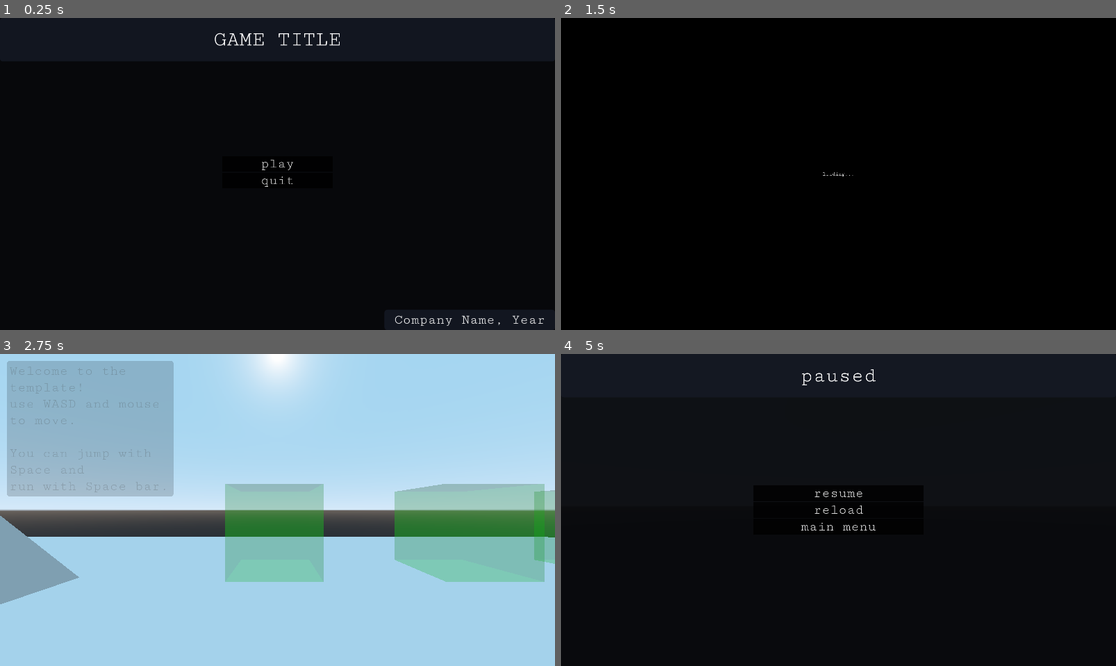
Above: before the commit, frames 1-4 (two rows, left to right).
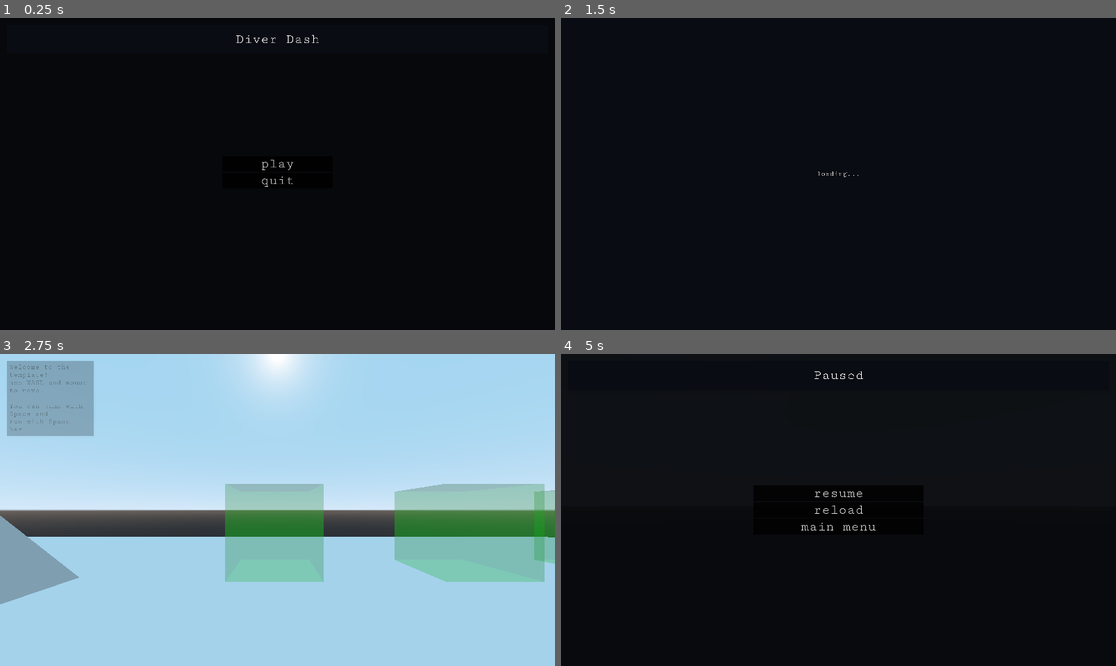
Above: after the commit, the same moments.

Repository: Zafuzi/DiverDash
Game: Godot game, scene res://scenes/main_menu.tscn
Two runs of this game, one before a commit and one after it. Both use one fixed random seed, a clock stepped at 60 frames per second and the inputs below.
Inputs (mouse positions are in pixels of both pictures, inside the frame that each line leads up to):
- Up to frame 1 (0.25 s): no input
- Up to frame 2 (1.5 s): click "play" at 0.5 s; move the mouse to (866, 174) at 1.27 s; press the mouse at (866, 174) at 1.28 s; hold W (move_forward) from 1.28 s (still down)
- Up to frame 3 (2.75 s): keep holding W (move_forward); tap Space (jump) at 1.52, 2.27 s; tap Enter at 2 s; move the mouse to (249, 510) at 2.02 s; release the mouse at (249, 510) at 2.03 s; tap Shift (run) at 2.1 s
- Up to frame 4 (5 s): keep holding W (move_forward); move the mouse to (849, 503) at 2.77 s; press the mouse at (849, 503) at 2.78 s; move the mouse to (832, 516) at 3.52 s; release the mouse at (832, 516) at 3.53 s; tap Shift (run) at 3.6 s; tap Space (jump) at 3.77, 4.25, 4.52 s; move the mouse to (877, 513) at 4.27 s; press the mouse at (877, 513) at 4.28 s; tap Escape (escape) at 4.9 s

The runs differ from the first frame. In frame 1, 0.6% of the frame differs, in the area x 38-98%, y 4-99%; in frame 2, less than 0.1%; in frame 3, 9.5%, in the area x 1-32%, y 2-46%; in frame 4, 0.2%.

Commit message:
* restyled text nodes

Diff:
--- a/main_theme.tres
+++ b/main_theme.tres
@@ -17,8 +17,18 @@
 [sub_resource type="StyleBoxFlat" id=5]
 bg_color = Color( 0, 0, 0, 1 )
 
+[sub_resource type="StyleBoxFlat" id=7]
+content_margin_left = 8.0
+content_margin_right = 8.0
+content_margin_top = 8.0
+content_margin_bottom = 8.0
+bg_color = Color( 0.0431373, 0.0509804, 0.0784314, 1 )
+shadow_color = Color( 0, 0, 0, 0.0627451 )
+shadow_size = 10
+shadow_offset = Vector2( 2, 4 )
+
 [sub_resource type="DynamicFont" id=6]
-size = 18
+size = 24
 font_data = ExtResource( 1 )
 
 [resource]
@@ -34,3 +44,12 @@
 Button/styles/hover = SubResource( 3 )
 Button/styles/normal = SubResource( 4 )
 Button/styles/pressed = SubResource( 5 )
+Label/colors/font_color = Color( 1, 1, 1, 1 )
+Label/colors/font_color_shadow = Color( 0, 0, 0, 1 )
+Label/colors/font_outline_modulate = Color( 0, 0, 0, 1 )
+Label/constants/line_spacing = 0
+Label/constants/shadow_as_outline = 0
+Label/constants/shadow_offset_x = 0
+Label/constants/shadow_offset_y = 0
+Label/fonts/font = null
+Label/styles/normal = SubResource( 7 )
--- a/nodes/label.tscn
+++ b/nodes/label.tscn
@@ -1,27 +1,19 @@
-[gd_scene load_steps=3 format=2]
+[gd_scene load_steps=2 format=2]
 
 [ext_resource path="res://fonts/cutive_mono_48.tres" type="DynamicFont" id=1]
 
-[sub_resource type="StyleBoxFlat" id=1]
-content_margin_left = 8.0
-content_margin_right = 8.0
-content_margin_top = 8.0
-content_margin_bottom = 8.0
-bg_color = Color( 0.0862745, 0.101961, 0.14902, 0.784314 )
-corner_radius_top_left = 10
-corner_radius_top_right = 10
-corner_radius_bottom_right = 10
-corner_radius_bottom_left = 10
-
 [node name="label" type="Label"]
-margin_left = 790.0
-margin_top = 258.0
-margin_right = 1127.0
-margin_bottom = 324.0
-custom_styles/normal = SubResource( 1 )
+anchor_left = 0.5
+anchor_top = 0.5
+anchor_right = 0.5
+anchor_bottom = 0.5
+margin_left = -960.0
+margin_top = -540.0
+margin_right = -860.0
+margin_bottom = -315.0
 custom_fonts/font = ExtResource( 1 )
 text = "sample text"
-align = 1
+autowrap = true
 __meta__ = {
 "_edit_use_anchors_": false
 }
--- a/nodes/pause_menu.tscn
+++ b/nodes/pause_menu.tscn
@@ -2,9 +2,12 @@
 
 [ext_resource path="res://scripts/pause_menu.gd" type="Script" id=1]
 [ext_resource path="res://nodes/button.tscn" type="PackedScene" id=2]
-[ext_resource path="res://fonts/cutive_mono_72.tres" type="DynamicFont" id=3]
-[ext_resource path="res://nodes/label.tscn" type="PackedScene" id=4]
+[ext_resource path="res://fonts/CutiveMono_Regular.ttf" type="DynamicFontData" id=3]
 [ext_resource path="res://main_theme.tres" type="Theme" id=5]
+
+[sub_resource type="DynamicFont" id=1]
+size = 48
+font_data = ExtResource( 3 )
 
 [node name="pause_menu" type="CanvasLayer"]
 pause_mode = 2
@@ -26,6 +29,26 @@
 __meta__ = {
 "_edit_use_anchors_": false
 }
+
+[node name="MarginContainer" type="MarginContainer" parent="menu"]
+anchor_right = 1.0
+margin_left = 24.0
+margin_top = 24.0
+margin_right = -24.0
+rect_min_size = Vector2( 0, 100 )
+__meta__ = {
+"_edit_use_anchors_": false
+}
+
+[node name="Label" type="Label" parent="menu/MarginContainer"]
+margin_right = 1872.0
+margin_bottom = 100.0
+rect_min_size = Vector2( 0, 100 )
+size_flags_vertical = 1
+custom_fonts/font = SubResource( 1 )
+text = "Paused"
+align = 1
+valign = 1
 
 [node name="VBoxContainer" type="VBoxContainer" parent="menu"]
 anchor_left = 0.5
@@ -63,16 +86,6 @@
 margin_bottom = 191.0
 text = "main menu"
 
-[node name="label" parent="menu" instance=ExtResource( 4 )]
-anchor_right = 1.0
-margin_left = 0.0
-margin_top = 0.0
-margin_right = 0.0
-margin_bottom = 150.0
-custom_fonts/font = ExtResource( 3 )
-text = "paused"
-valign = 1
-
 [connection signal="pressed" from="menu/VBoxContainer/button_resume" to="." method="_unpause_game"]
 [connection signal="pressed" from="menu/VBoxContainer/button_reload" to="." method="_reload"]
 [connection signal="pressed" from="menu/VBoxContainer/button_main_menu" to="." method="_main_menu"]
--- a/nodes/text_message.tscn
+++ b/nodes/text_message.tscn
@@ -1,12 +1,13 @@
 [gd_scene load_steps=3 format=2]
 
 [ext_resource path="res://scripts/text_message.gd" type="Script" id=1]
-[ext_resource path="res://nodes/label.tscn" type="PackedScene" id=2]
+[ext_resource path="res://main_theme.tres" type="Theme" id=3]
 
 [node name="text_message" type="Control"]
 margin_right = 1920.0
 margin_bottom = 1080.0
 mouse_filter = 2
+theme = ExtResource( 3 )
 script = ExtResource( 1 )
 __meta__ = {
 "_edit_use_anchors_": false
@@ -14,13 +15,18 @@
 
 [node name="tween" type="Tween" parent="."]
 
-[node name="label" parent="." instance=ExtResource( 2 )]
+[node name="MarginContainer" type="MarginContainer" parent="."]
 margin_left = 24.0
 margin_top = 24.0
-margin_right = 600.0
-margin_bottom = 54.0
+margin_bottom = 76.0
 rect_min_size = Vector2( 300, 100 )
-mouse_filter = 0
+__meta__ = {
+"_edit_use_anchors_": false
+}
+
+[node name="label" type="Label" parent="MarginContainer"]
+margin_right = 300.0
+margin_bottom = 100.0
 size_flags_vertical = 1
-align = 0
+text = "sample text"
 autowrap = true
--- a/project.godot
+++ b/project.godot
@@ -83,6 +83,14 @@
 , Object(InputEventMouseButton,"resource_local_to_scene":false,"resource_name":"","device":0,"alt":false,"shift":false, …(202 unchanged characters)…
  ]
 }
+touch_move={
+"deadzone": 0.5,
+"events": [ Object(InputEventJoypadMotion,"resource_local_to_scene":false,"resource_name":"","device":0,"axis":0,"axis_value":-1.0,"script":null)
+, Object(InputEventJoypadMotion,"resource_local_to_scene":false,"resource_name":"","device":0,"axis":0,"axis_value":1.0,"script":null)
+, Object(InputEventJoypadMotion,"resource_local_to_scene":false,"resource_name":"","device":0,"axis":1,"axis_value":-1.0,"script":null)
+, Object(InputEventJoypadMotion,"resource_local_to_scene":false,"resource_name":"","device":0,"axis":1,"axis_value":1.0,"script":null)
+ ]
+}
 
 [rendering]
 
--- a/scenes/main_menu.tscn
+++ b/scenes/main_menu.tscn
@@ -1,12 +1,15 @@
 [gd_scene load_steps=8 format=2]
 
-[ext_resource path="res://nodes/label.tscn" type="PackedScene" id=1]
-[ext_resource path="res://fonts/cutive_mono_72.tres" type="DynamicFont" id=2]
+[ext_resource path="res://fonts/CutiveMono_Regular.ttf" type="DynamicFontData" id=1]
 [ext_resource path="res://nodes/button.tscn" type="PackedScene" id=3]
 [ext_resource path="res://main_theme.tres" type="Theme" id=4]
 [ext_resource path="res://scripts/play_button.gd" type="Script" id=5]
 [ext_resource path="res://scripts/quit_button.gd" type="Script" id=6]
 [ext_resource path="res://scenes/main_menu.gd" type="Script" id=7]
+
+[sub_resource type="DynamicFont" id=1]
+size = 48
+font_data = ExtResource( 1 )
 
 [node name="main_menu" type="CanvasLayer"]
 script = ExtResource( 7 )
@@ -27,15 +30,28 @@
 "_edit_use_anchors_": false
 }
 
-[node name="title" parent="Control" instance=ExtResource( 1 )]
+[node name="MarginContainer" type="MarginContainer" parent="Control"]
 anchor_right = 1.0
-margin_left = 0.0
-margin_top = 0.0
-margin_right = 0.0
-margin_bottom = 150.0
-custom_fonts/font = ExtResource( 2 )
-text = "GAME TITLE"
+margin_left = 24.0
+margin_top = 24.0
+margin_right = -24.0
+margin_bottom = 100.0
+__meta__ = {
+"_edit_use_anchors_": false
+}
+
+[node name="Label" type="Label" parent="Control/MarginContainer"]
+margin_right = 1872.0
+margin_bottom = 100.0
+rect_min_size = Vector2( 0, 100 )
+size_flags_vertical = 1
+custom_fonts/font = SubResource( 1 )
+text = "Diver Dash"
+align = 1
 valign = 1
+__meta__ = {
+"_edit_use_anchors_": false
+}
 
 [node name="VBoxContainer" type="VBoxContainer" parent="Control"]
 anchor_left = 0.5
@@ -70,17 +86,6 @@
 wait_time = 0.5
 one_shot = true
 
-[node name="credit" parent="Control" instance=ExtResource( 1 )]
-anchor_left = 1.0
-anchor_top = 1.0
-anchor_right = 1.0
-anchor_bottom = 1.0
-margin_left = -590.0
-margin_top = -70.0
-margin_right = 0.0
-margin_bottom = 0.0
-text = "Company Name, Year"
-
 [connection signal="pressed" from="Control/VBoxContainer/play_button" to="Control/VBoxContainer/play_button" method="_play_game"]
 [connection signal="pressed" from="Control/VBoxContainer/quit_button" to="Control/VBoxContainer/quit_button" method="_quit_pressed"]
 [connection signal="timeout" from="Control/VBoxContainer/quit_button/timer" to="Control/VBoxContainer/quit_button" method="_quit_game"]
--- a/scripts/text_message.gd
+++ b/scripts/text_message.gd
@@ -9,7 +9,7 @@
 
 func _ready():
 	tween = $tween
-	label = $label
+	label = $MarginContainer/label
 	label.text = message
 	label.modulate = Color(0.0, 0.0, 0.0, 0.0)
 
Not shown: 1 places in main_theme.tres that only renumber resources
